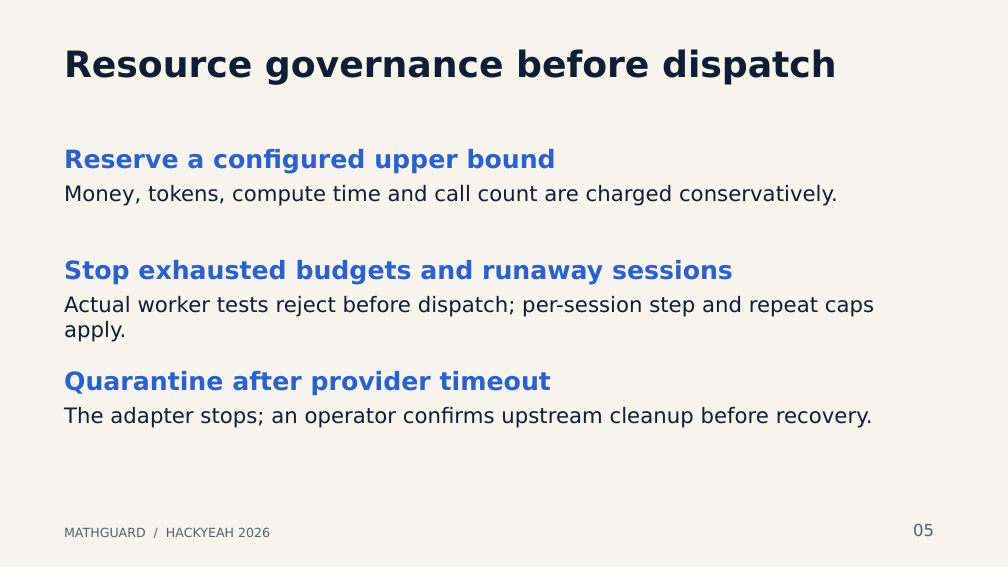
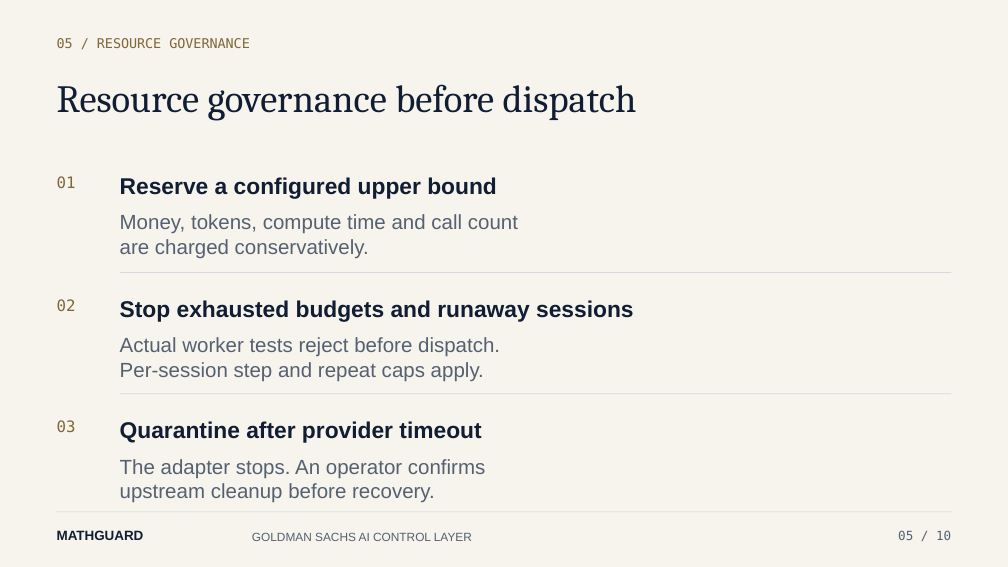
Before and after one commit to ljaniec/Mathguard, a slide deck: slide 5 of submission/Mathguard-HackYeah-2026.pptx. Drawn at 1008x567 pixels with LibreOffice and Linux fonts; fonts in the diff are those of the drawing. Boxes give left, top, right and bottom in pixels: in the first picture for what was removed or moved away, otherwise in the second. Text is boxed around its words. In the diff, an @@ line names an element or a change of style, - is before the commit and + after.

```diff
--- a/submission/Mathguard-HackYeah-2026.pptx
+++ b/submission/Mathguard-HackYeah-2026.pptx
@@ text added at <box>57,38,250,48</box>, 12.8 pt, text #806638 @@
+05 / RESOURCE GOVERNANCE
@@ text "Resource governance before dispatch": place and size @@
-text "Resource governance before dispatch" at <box>64,49,837,85</box>
+text "Resource governance before dispatch" at <box>57,84,637,121</box>
@@ text "Resource governance before dispatch" at <box>57,84,637,121</box>: size 34.5 to 36.8 pt, font DejaVu Sans to Cambria, bold off @@
@@ text added at <box>57,176,76,188</box>, 15 pt, text #806638 @@
+01
@@ text "Reserve a configured upper bound": place and size @@
-text "Reserve a configured upper bound" at <box>64,149,556,174</box>
+text "Reserve a configured upper bound" at <box>120,177,497,199</box>
@@ text at <box>120,214,518,258</box>: text changed; size 20.2 to 19.5 pt; font DejaVu Sans to Arial; text colour #101D32 to #556172 @@
-Money, tokens, compute time and call count are charged conservatively.
+Money, tokens, compute time and call count
+are charged conservatively.
@@ text added at <box>57,299,76,311</box>, 15 pt, text #806638 @@
+02
@@ text "Stop exhausted budgets and runaway ...": place and size @@
-text "Stop exhausted budgets and runaway ..." at <box>64,260,733,285</box>
+text "Stop exhausted budgets and runaway ..." at <box>120,300,634,322</box>
@@ line added from (119, 272) to (951, 272), #D4D9DF 0.75 pt @@
@@ text at <box>120,337,500,382</box>: text changed; size 20.2 to 19.5 pt; font DejaVu Sans to Arial; text colour #101D32 to #556172 @@
-Actual worker tests reject before dispatch; per-session step and repeat caps apply.
+Actual worker tests reject before dispatch.
+Per-session step and repeat caps apply.
@@ size 24 to 21.8 pt, font DejaVu Sans to Arial, text colour #2A62C9 to #101D32 in 3 elements at <box>120,177,497,199</box>, <box>120,300,634,322</box>, <box>120,421,481,443</box> @@
@@ text "Quarantine after provider timeout": place and size @@
-text "Quarantine after provider timeout" at <box>64,371,551,396</box>
+text "Quarantine after provider timeout" at <box>120,421,481,443</box>
@@ line added from (119, 394) to (951, 394), #D4D9DF 0.75 pt @@
@@ text added at <box>57,420,76,432</box>, 15 pt, text #806638 @@
+03
@@ text at <box>120,459,485,503</box>: text changed; size 20.2 to 19.5 pt; font DejaVu Sans to Arial; text colour #101D32 to #556172 @@
-The adapter stops; an operator confirms upstream cleanup before recovery.
+The adapter stops. An operator confirms
+upstream cleanup before recovery.
@@ line added from (57, 512) to (951, 512), #CED0CC 0.6 pt @@
@@ text added at <box>57,530,144,540</box>, 12.8 pt, text #101D32, bold @@
+MATHGUARD
@@ text removed at <box>64,527,270,537</box> @@
-MATHGUARD / HACKYEAH 2026
@@ text added at <box>252,532,472,541</box>, 11.2 pt, text #556172 @@
+GOLDMAN SACHS AI CONTROL LAYER
@@ text at <box>898,530,951,540</box>: text changed; size 15.8 to 12 pt; font DejaVu Sans to DejaVu Sans Mono @@
-05
+05 / 10
```
Also in this commit, not shown: 9 other slides changed, 6 other files.
